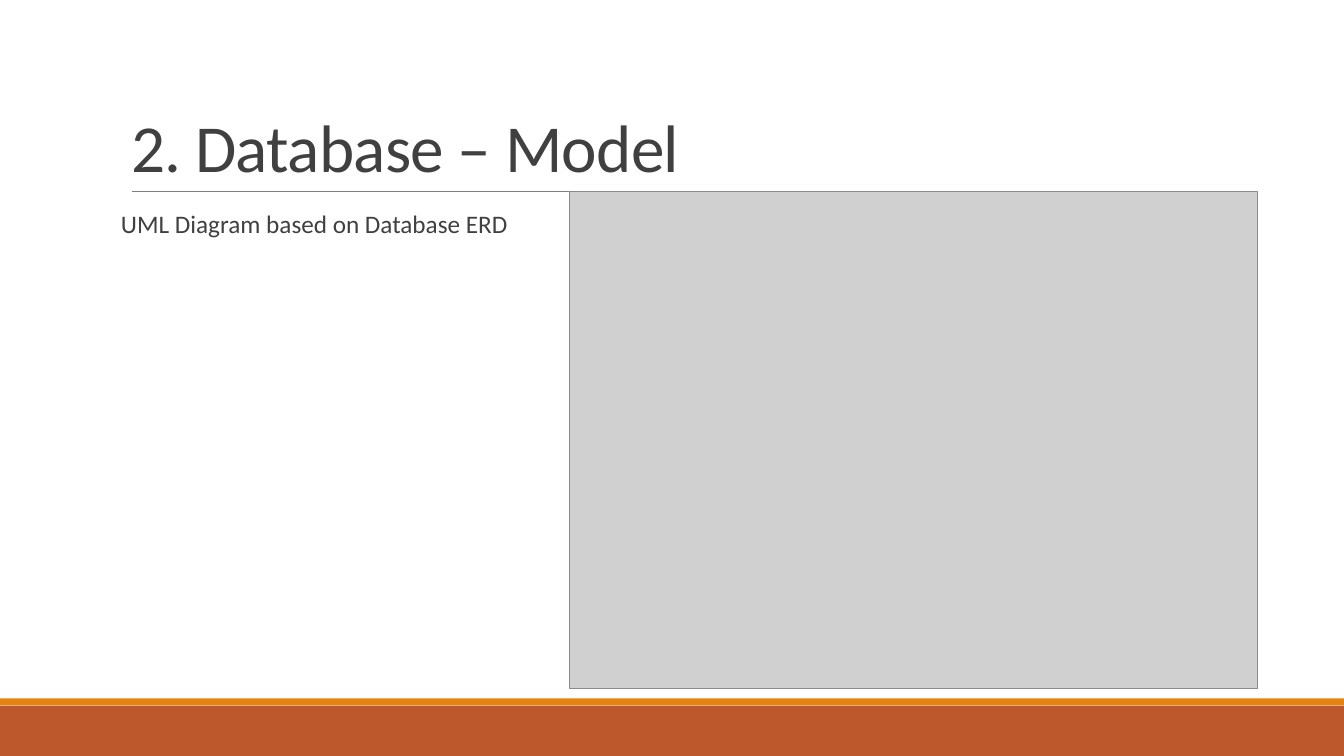
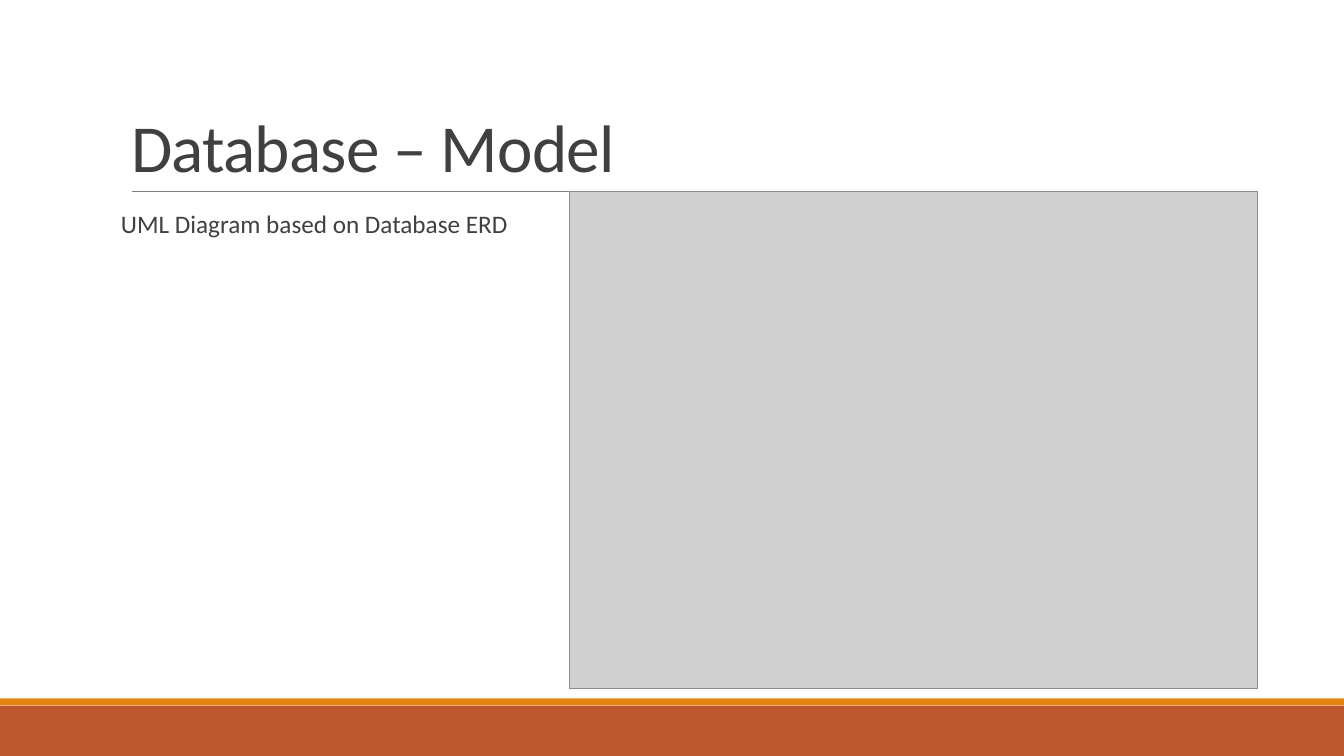
Before and after one commit to kaka-develop/ec-management, a slide deck: slide 12 of documents/Presentation.pptx (slide 7 before the commit). Drawn at 1344x756 pixels with LibreOffice and Linux fonts; fonts in the diff are those of the drawing; grey boxes stand for pictures. Boxes give left, top, right and bottom in pixels: in the first picture for what was removed or moved away, otherwise in the second. Text is boxed around its words. In the diff, an @@ line names an element or a change of style, - is before the commit and + after.

```diff
--- a/documents/Presentation.pptx
+++ b/documents/Presentation.pptx
@@ title at <box>131,125,615,173</box>: text changed @@
-2. Database – Model
+Database – Model
```
Also in this commit, not shown: 7 other slides changed, 18 slides added.
